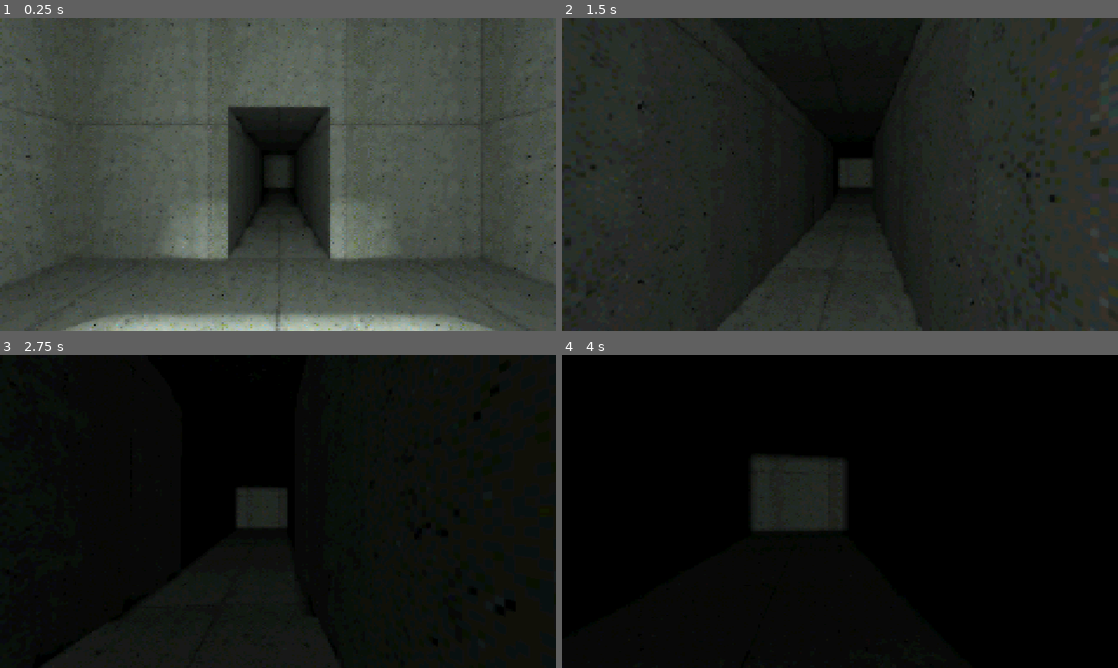
Above: before the commit, frames 1-4 (two rows, left to right).
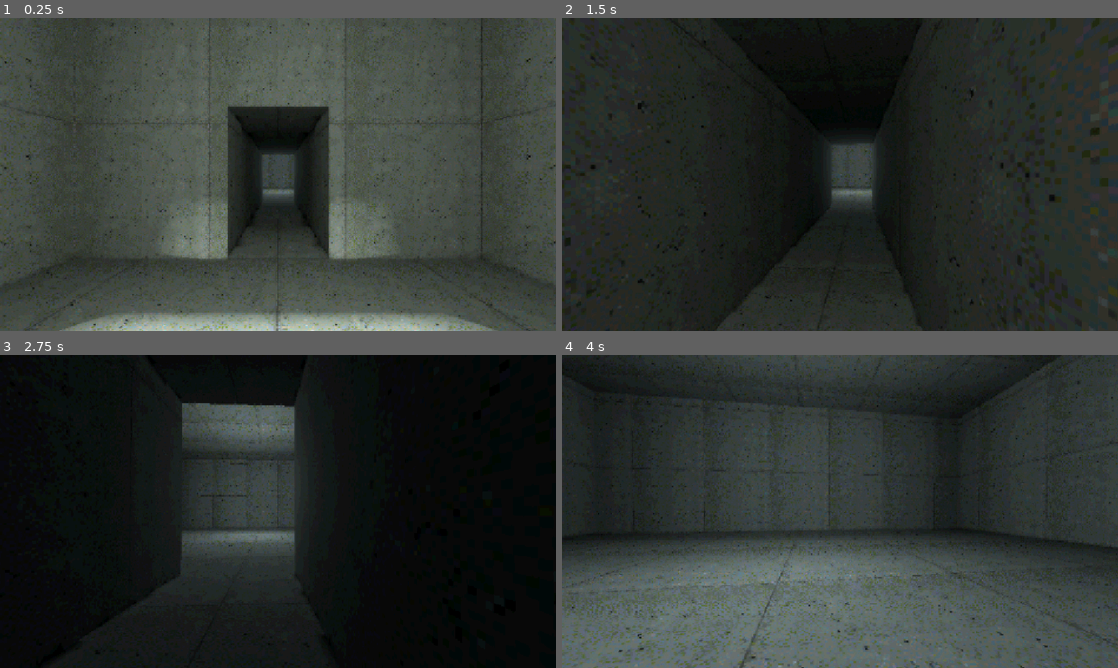
Above: after the commit, the same moments.

Repository: shagower/RE-ROUTE
Game: Godot game, scene res://main.tscn
Same seed, same stepped clock (60 frames per second), same inputs: the game is played once before the commit and once after it.
Inputs (mouse positions are in pixels of both pictures, inside the frame that each line leads up to):
- Up to frame 1 (0.25 s): no input
- Up to frame 2 (1.5 s): tap Enter at 0.5 s; move the mouse to (867, 174) at 0.52 s; hold W (char_up) from 0.53 s (still down); tap Ctrl (char_crouch) at 0.6 s; tap Space (char_jump) at 0.77 s; move the mouse to (812, 174) at 1.27 s; tap Shift (char_sprint) at 1.35 s
- Up to frame 3 (2.75 s): keep holding W (char_up); tap Space (char_jump) at 1.52 s; move the mouse to (289, 505) at 2.02 s; tap Ctrl (char_crouch) at 2.1 s
- Up to frame 4 (4 s): keep holding W (char_up); move the mouse to (834, 517) at 2.77 s; tap Shift (char_sprint) at 2.85 s; tap Space (char_jump) at 3.02, 3.77 s; move the mouse to (878, 514) at 3.52 s; tap Ctrl (char_crouch) at 3.6 s

The runs differ from the first frame. In frame 1, 3.5% of the frame differs, in the area x 0-100%, y 0-100%; in frame 2, 1.8%; in frame 3, 12%; in frame 4, 97%.

Commit message:
committee of the uhhh i forgot the name
i remembered the name its uhhhh

i forgot again

Diff:
--- a/main.tscn
+++ b/main.tscn
@@ -58,11 +58,20 @@
 light_energy = 2.841
 shadow_enabled = true
 shadow_blur = 0.0
-omni_range = 172.546
+omni_range = 17.173
+
+[node name="OmniLight3D3" type="OmniLight3D" parent="." unique_id=1235593544]
+transform = Transform3D(1, 0, 0, 0, 1, 0, 0, 0, 1, -30, 3.745, 0)
+light_color = Color(0.83137256, 0.9372549, 0.9098039, 1)
+light_energy = 2.841
+shadow_enabled = true
+shadow_blur = 0.0
+omni_range = 20.868
 
 [node name="CanvasLayer" type="CanvasLayer" parent="." unique_id=1484718534]
 
 [node name="ColorRect" type="ColorRect" parent="CanvasLayer" unique_id=1859138704]
+texture_filter = 1
 material = SubResource("ShaderMaterial_oi4gx")
 offset_right = 1157.5
 offset_bottom = 652.0
--- a/ps1.gdshader
+++ b/ps1.gdshader
@@ -1,7 +1,7 @@
 shader_type canvas_item;
 
 const float jitter_amount = 0.1;
-const vec2 virtual_resolution = vec2(320.0, 240.0);
+const vec2 virtual_resolution = vec2(640.0, 480.0);
 
 uniform sampler2D screen_tex : hint_screen_texture;
 
